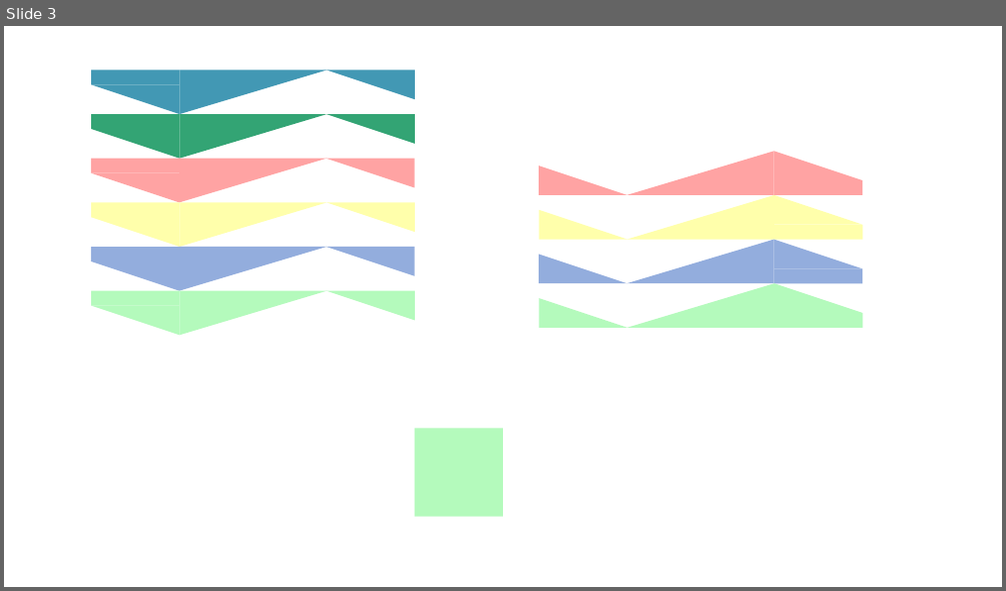
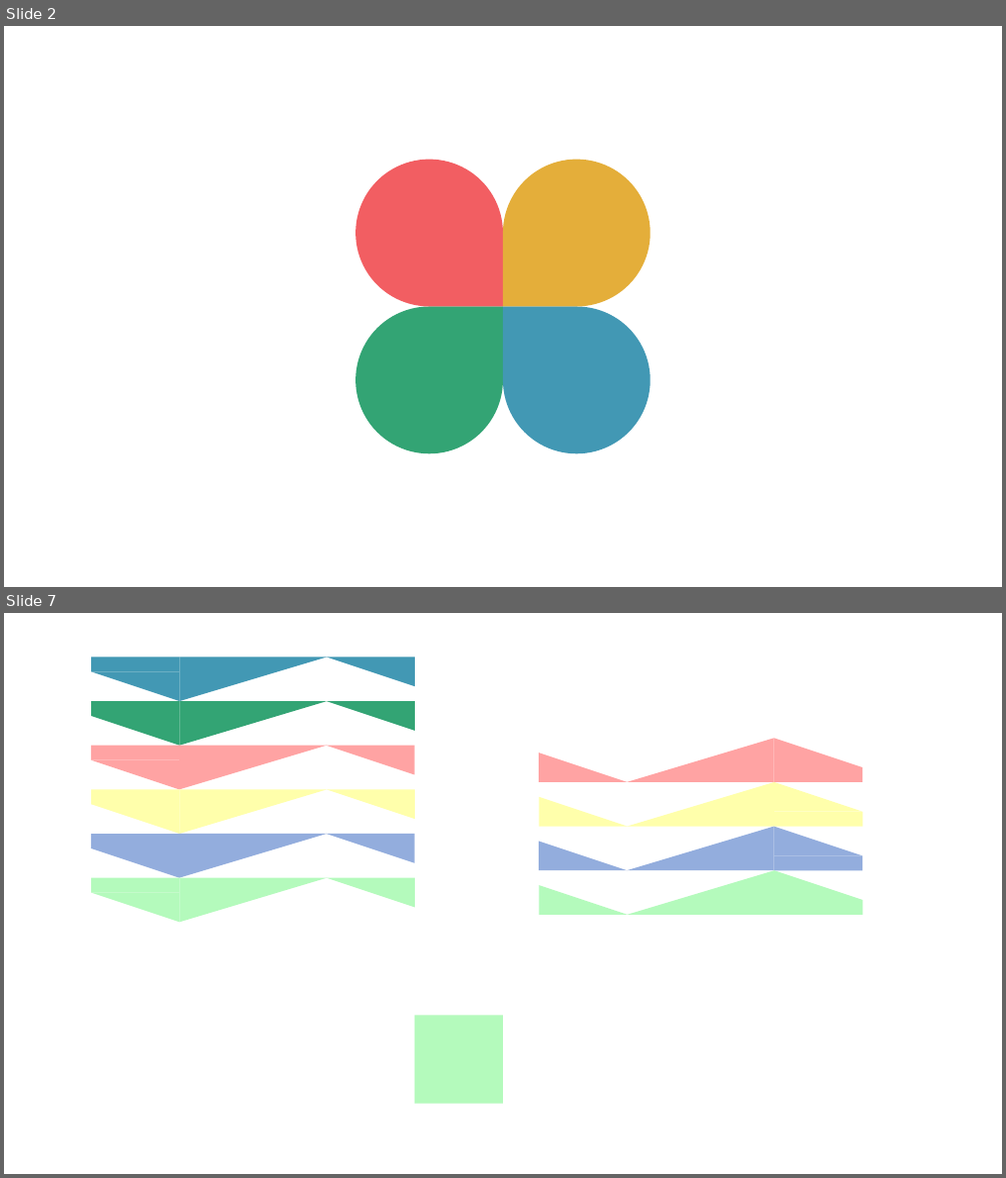
Before and after one commit to 8ugust/8ugust-disc, a slide deck: src/img/IMG.pptx. Shown one above the other, each under a label of ours: slide 3 before the commit, slides 2 and 7 after it; the slides between them are not shown. The pictures are 1006x591 and 1006x1178 pixels, drawn with LibreOffice and Linux fonts; fonts in the diff are those of the drawing. Boxes give left, top, right and bottom in pixels: in the first picture for what was removed or moved away, otherwise in the second. Text is boxed around its words. In the diff, an @@ line names an element or a change of style, - is before the commit and + after.

```diff
--- a/src/img/IMG.pptx
+++ b/src/img/IMG.pptx
@@ slide 2 added at (x1=4, y1=26, x2=1002, y2=587), background #FFFFFF @@
@@ teardrop added at (x1=355, y1=160, x2=503, y2=307), fill #F25E62 @@
@@ teardrop added at (x1=503, y1=160, x2=650, y2=307), fill #E4AE3A @@
@@ teardrop added at (x1=355, y1=307, x2=503, y2=455), fill #33A474 @@
@@ teardrop added at (x1=503, y1=307, x2=650, y2=455), fill #4298B4 @@
@@ what was slide 3 is now slide 7 @@
```
Also in this commit, not shown: 1 slide changed, 4 other slides added, 3 slides removed, 10 other files.
